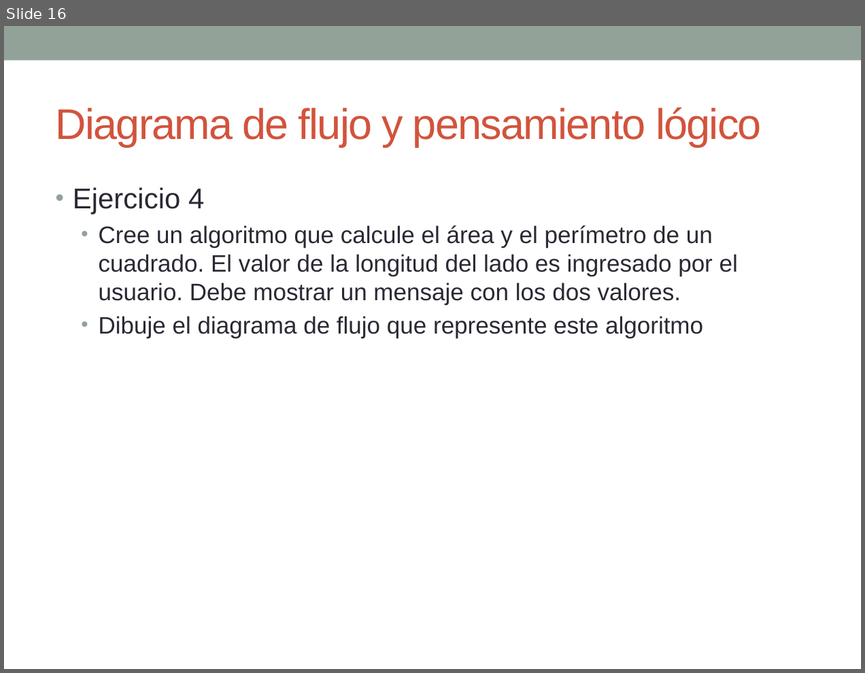
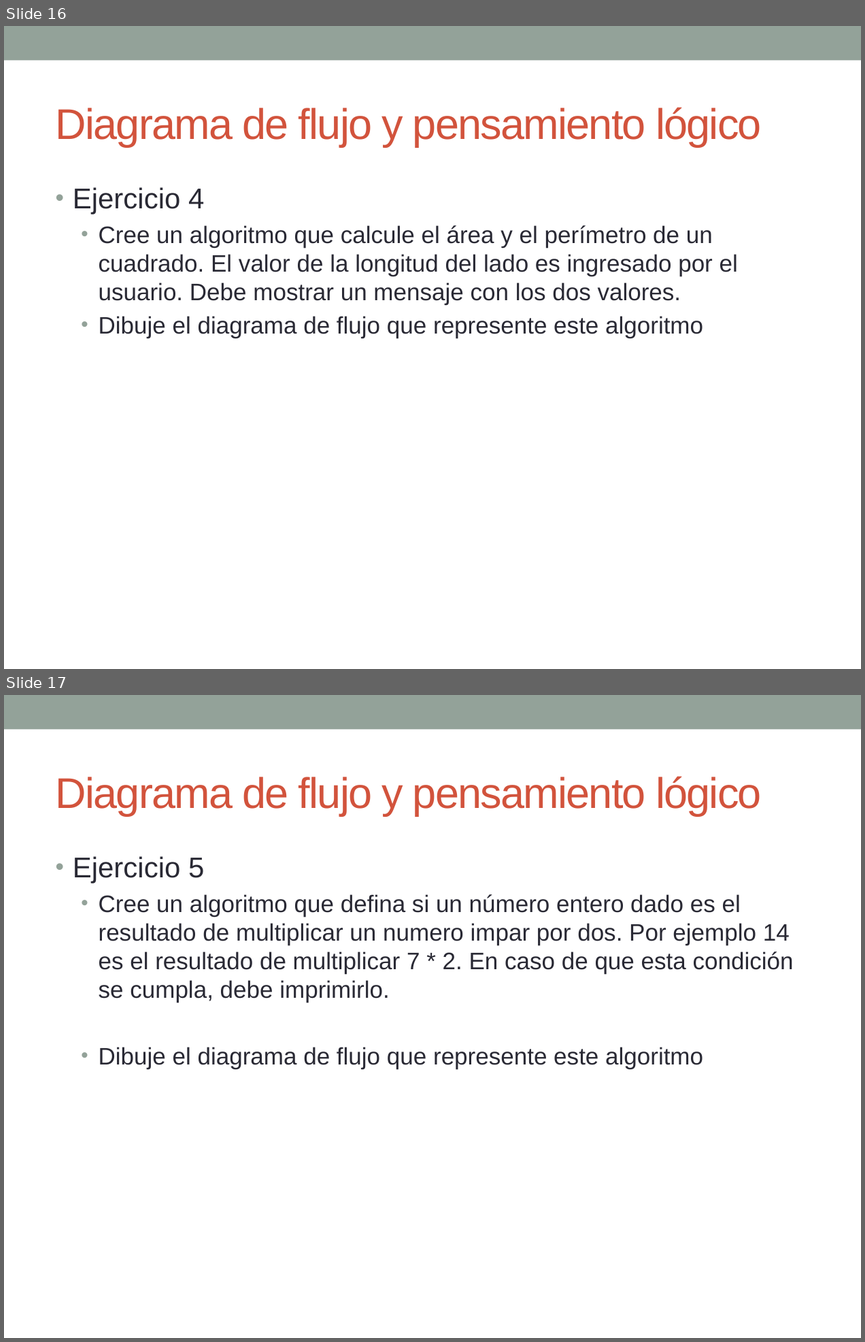
Before and after one commit to clases-Esteban/introduccion, a slide deck: Semana 3.pptx. Shown one above the other, each under a label of ours: slide 16 before the commit, slides 16 and 17 after it. The pictures are 865x673 and 865x1342 pixels, drawn with LibreOffice and Linux fonts; fonts in the diff are those of the drawing. Boxes give left, top, right and bottom in pixels: in the first picture for what was removed or moved away, otherwise in the second. Text is boxed around its words. In the diff, an @@ line names an element or a change of style, - is before the commit and + after.

Commit message:
mas ejercicios

```diff
--- a/Semana 3.pptx
+++ b/Semana 3.pptx
@@ slide 17 added at (4, 695, 861, 1338), background #FFFFFF; not listed: 1 template element that a slide beside it also shows @@
@@ title added at (56, 776, 762, 816), 36 pt, text #D2533C @@
+Diagrama de flujo y pensamiento lógico
@@ text added at (73, 856, 793, 1069), 20 pt, text #292934 @@
+• Ejercicio 5
+  • Cree un algoritmo que defina si un número entero dado es el resultado de multiplicar un numero impar por dos. Por ejemplo 14 es el resultado de multiplicar 7 * 2. En caso de que esta condición se cumpla, debe imprimirlo.
+  • Dibuje el diagrama de flujo que represente este algoritmo
```
Also in this commit, not shown: 2 other slides added.
